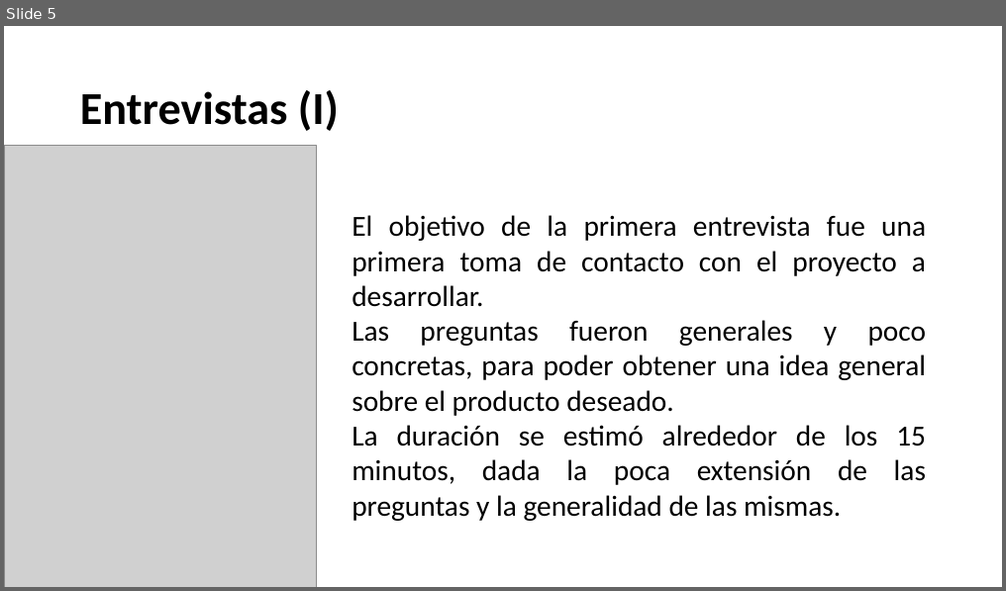
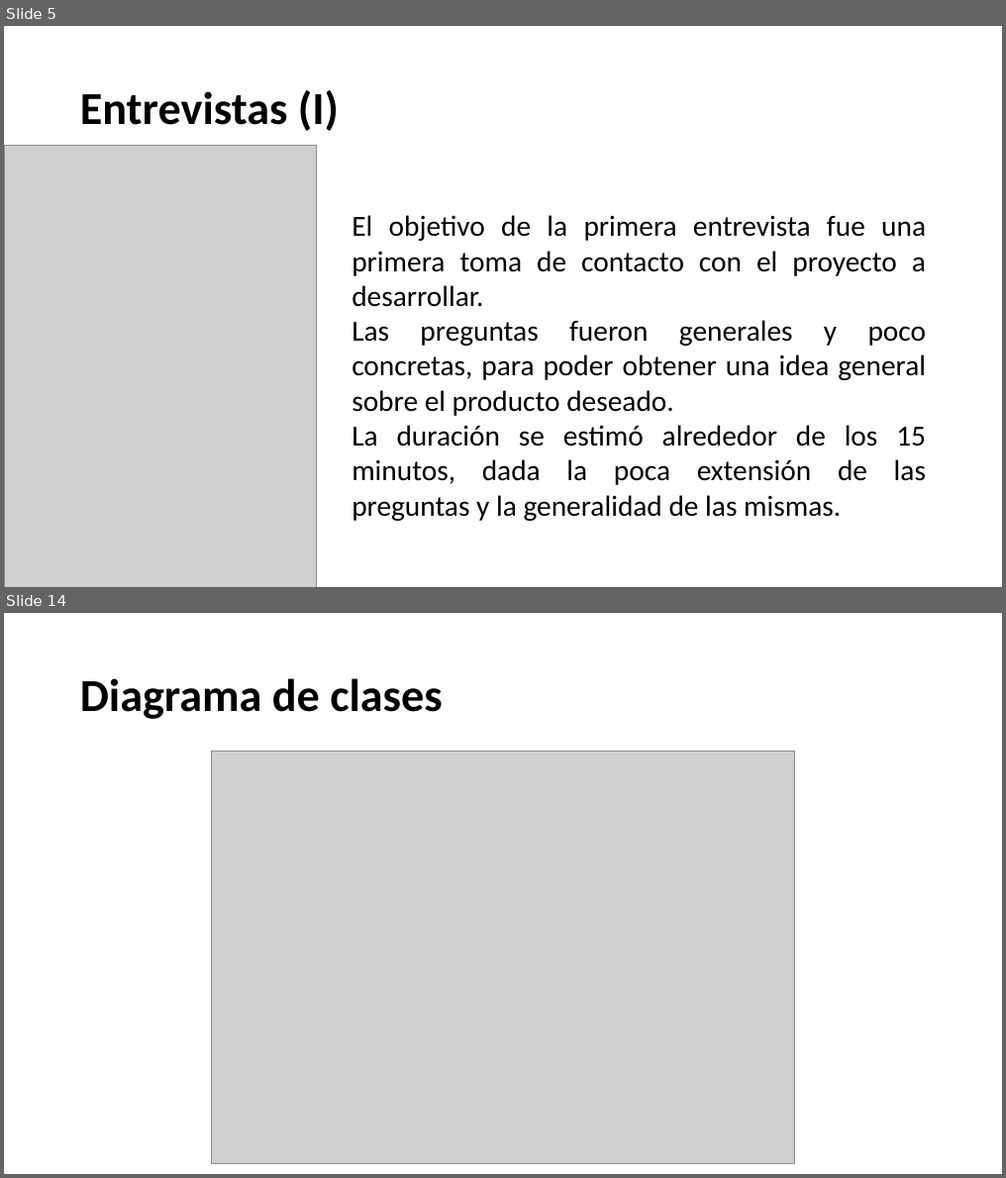
Before and after one commit to iTiago98/money-manager, a slide deck: MONEY MANAGER.pptx. Shown one above the other, each under a label of ours: slide 5 before the commit, slides 5 and 14 after it; the slides between them are not shown. The pictures are 1006x591 and 1006x1178 pixels, drawn with LibreOffice and Linux fonts; fonts in the diff are those of the drawing; grey boxes stand for pictures; background and template pictures are left out. Boxes give left, top, right and bottom in pixels: in the first picture for what was removed or moved away, otherwise in the second. Text is boxed around its words. In the diff, an @@ line names an element or a change of style, - is before the commit and + after.

```diff
--- a/MONEY MANAGER.pptx
+++ b/MONEY MANAGER.pptx
@@ slide 14 added at (x1=4, y1=613, x2=1002, y2=1174), background picture (left out) @@
@@ title added at (x1=80, y1=678, x2=442, y2=719), 44 pt, text #000000, bold @@
+Diagrama de clases
@@ picture added at (x1=211, y1=752, x2=795, y2=1164) @@
```
Also in this commit, not shown: 2 slides changed, 13 other slides added, 1 slide removed.
